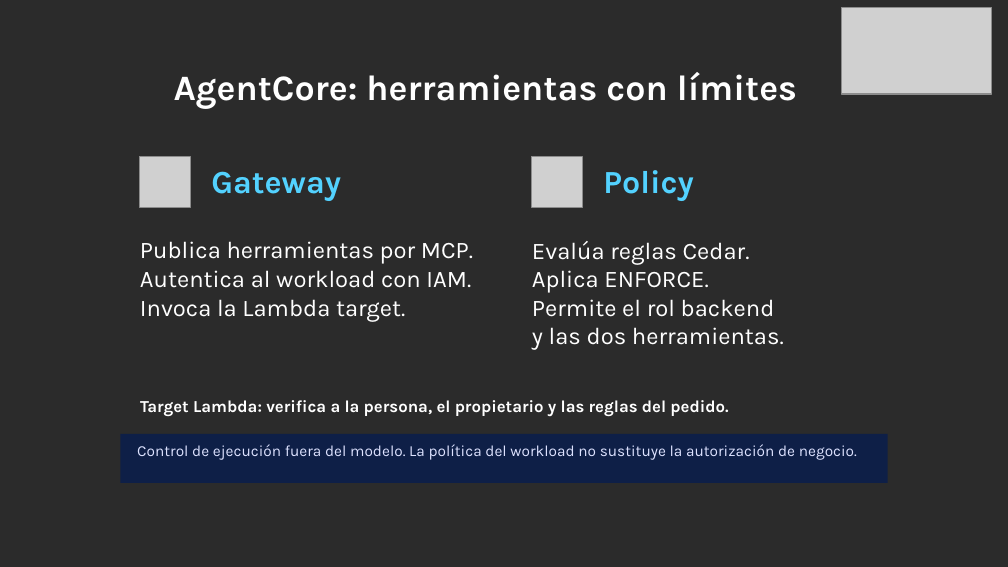
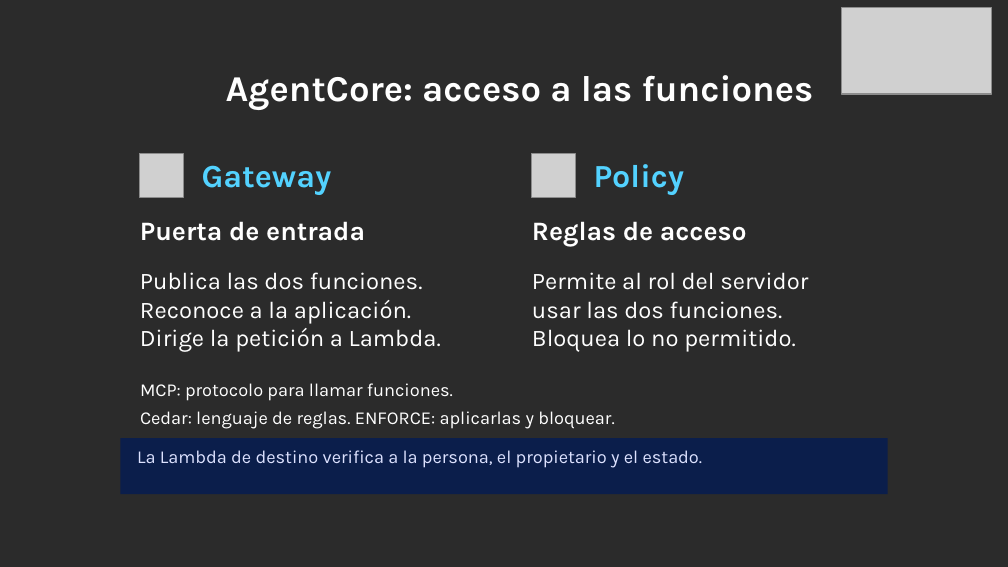
Before and after one commit to dannyfriz/aws-ecommerce-agent-demo, a slide deck: slide 15 of docs/presentaciones/Danny_Friz_SCD_2026_arquitectura_IA.pptx. Drawn at 1008x567 pixels with LibreOffice and Linux fonts; fonts in the diff are those of the drawing; grey boxes stand for pictures; background and template pictures are left out; a plain dark background stands for a picture behind light text. Boxes give left, top, right and bottom in pixels: in the first picture for what was removed or moved away, otherwise in the second. Text is boxed around its words. In the diff, an @@ line names an element or a change of style, - is before the commit and + after.

Commit message:
docs: aclarar el contenido visible de las diapositivas para estudiantes

```diff
--- a/docs/presentaciones/Danny_Friz_SCD_2026_arquitectura_IA.pptx
+++ b/docs/presentaciones/Danny_Friz_SCD_2026_arquitectura_IA.pptx
@@ text at <box>226,75,814,110</box>: text changed; size 25.5 to 26 pt @@
-AgentCore: herramientas con límites
+AgentCore: acceso a las funciones
@@ picture: place and size @@
-picture at <box>140,157,191,208</box>
+picture at <box>140,154,183,198</box>
@@ text "Gateway": place and size @@
-text "Gateway" at <box>211,171,341,201</box>
+text "Gateway" at <box>202,165,332,195</box>
@@ picture: place and size @@
-picture at <box>532,157,583,208</box>
+picture at <box>532,154,576,198</box>
@@ text "Policy": place and size @@
-text "Policy" at <box>603,170,694,201</box>
+text "Policy" at <box>594,164,685,195</box>
@@ text added at <box>140,221,365,241</box>, 19 pt, text #FFFFFF, bold @@
+Puerta de entrada
@@ text added at <box>532,221,747,247</box>, 19 pt, text #FFFFFF, bold @@
+Reglas de acceso
@@ text removed at <box>140,241,473,322</box> @@
-Publica herramientas por MCP.
-Autentica al workload con IAM.
-Invoca la Lambda target.
@@ text added at <box>140,272,441,352</box>, 17 pt, text #FFFFFF @@
+Publica las dos funciones.
+Reconoce a la aplicación.
+Dirige la petición a Lambda.
@@ text at <box>532,272,808,352</box>: text changed @@
-Evalúa reglas Cedar.
-Aplica ENFORCE.
-Permite el rol backend
-y las dos herramientas.
+Permite al rol del servidor
+usar las dos funciones.
+Bloquea lo no permitido.
@@ text added at <box>140,383,453,401</box>, 13 pt, text #FFFFFF @@
+MCP: protocolo para llamar funciones.
@@ text added at <box>140,411,614,429</box>, 13 pt, text #FFFFFF @@
+Cedar: lenguaje de reglas. ENFORCE: aplicarlas y bloquear.
@@ rectangle: place and size @@
-rectangle at <box>120,434,887,484</box>
+rectangle at <box>120,438,887,495</box>
@@ rectangle at <box>120,438,887,495</box>: fill #0B1E4B at 90% opacity to #0B1E4B @@
@@ text removed at <box>137,444,857,460</box> @@
-Control de ejecución fuera del modelo. La política del workload no sustituye la autorización de negocio.
@@ text at <box>137,450,703,468</box>: text changed; size 12 to 13 pt; text colour #FFFFFF to #DDE2FF; bold off @@
-Target Lambda: verifica a la persona, el propietario y las reglas del pedido.
+La Lambda de destino verifica a la persona, el propietario y el estado.
```
Also in this commit, not shown: 23 other slides changed, 1 slide added, 1 slide removed, 4 other files.
